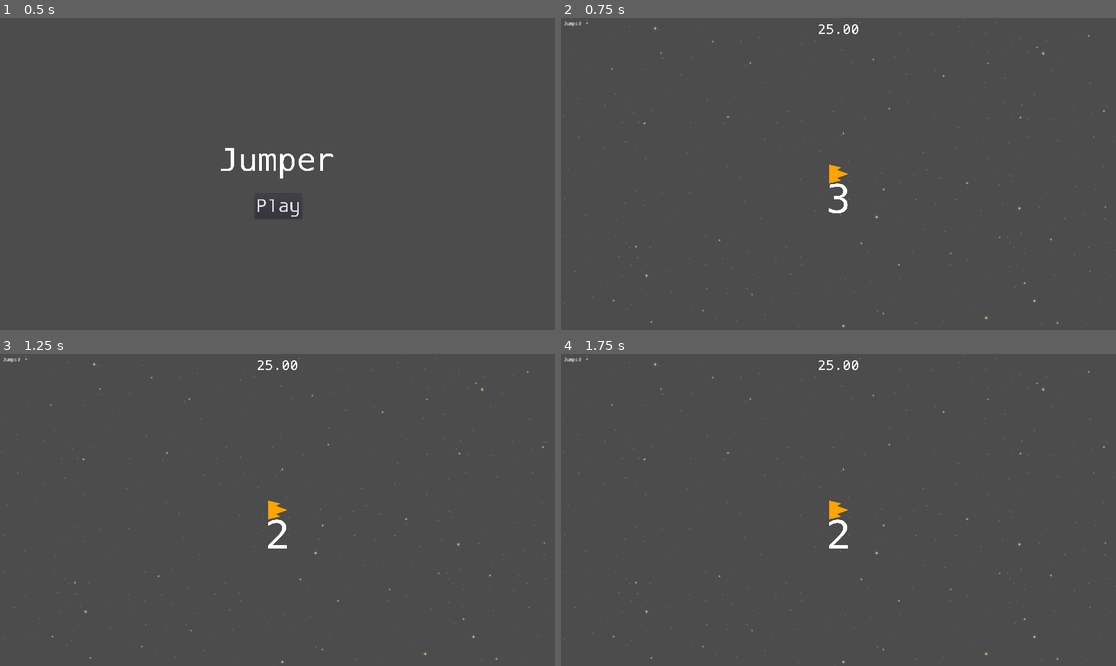
Above: before the commit, frames 1-4 (two rows, left to right).
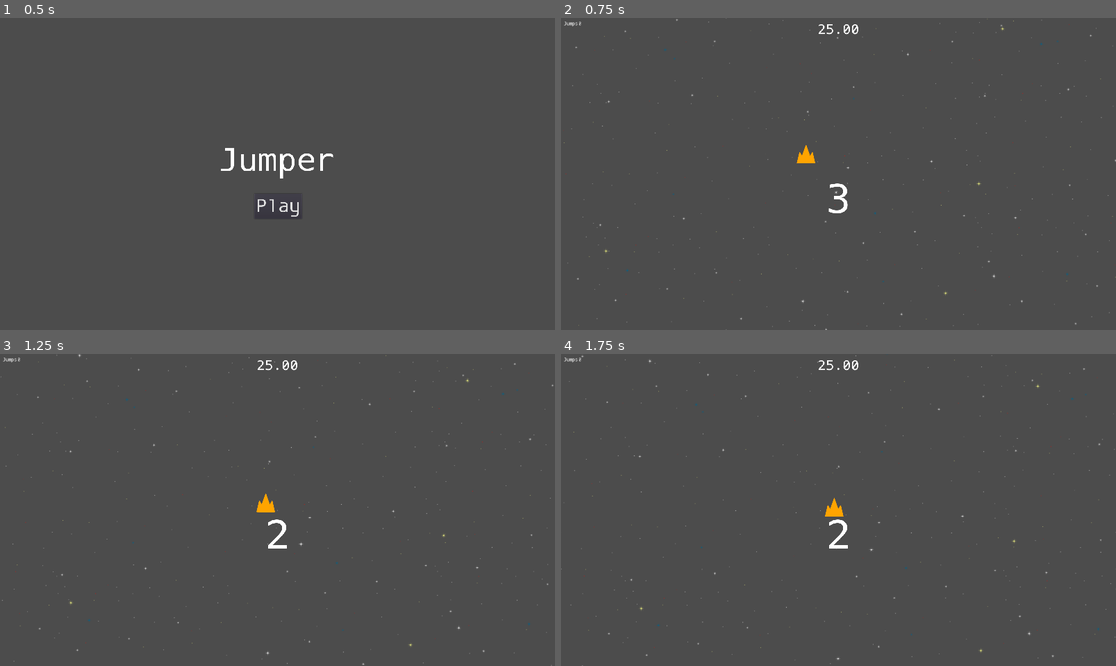
Above: after the commit, the same moments.

Repository: sombrerosheep/jumper
Game: Godot game, scene res://scenes/Main.tscn
The game is run twice, just before and just after one commit, with the same random seed, the same clock (stepped at 60 frames per second) and the same inputs.
Inputs:
- Up to frame 1 (0.5 s): no input
- Up to frame 2 (0.75 s): click "Play" at 0.5 s
- Up to frame 3 (1.25 s): no input
- Up to frame 4 (1.75 s): hold D (right) from 1.28 s (still down)

Frame 1 is identical in both runs. In frame 2, 0.6% of the frame differs, in the area x 0-100%, y 0-100%; in frame 3, 0.5%; in frame 4, 0.4%.

Commit message:
add animation when jumping

Diff:
--- a/scenes/Game.tscn
+++ b/scenes/Game.tscn
@@ -7,15 +7,87 @@
 [ext_resource path="res://scenes/Portal.tscn" type="PackedScene" id=5]
 [ext_resource path="res://scenes/HUD.tscn" type="PackedScene" id=6]
 [ext_resource path="res://scenes/countdown.tscn" type="PackedScene" id=7]
+[ext_resource path="res://art/white.png" type="Texture" id=8]
+[ext_resource path="res://shaders/pixelate.shader" type="Shader" id=9]
+
+[sub_resource type="Animation" id=1]
+resource_name = "NextLevel"
+tracks/0/type = "value"
+tracks/0/path = NodePath("MainCamera:zoom")
+tracks/0/interp = 1
+tracks/0/loop_wrap = true
+tracks/0/imported = false
+tracks/0/enabled = true
+tracks/0/keys = {
+"times": PoolRealArray( 0.1, 0.4, 0.9 ),
+"transitions": PoolRealArray( 1, 1, 1 ),
+"update": 0,
+"values": [ Vector2( 1, 1 ), Vector2( 0.25, 0.25 ), Vector2( 1, 1 ) ]
+}
+tracks/1/type = "method"
+tracks/1/path = NodePath("Ship")
+tracks/1/interp = 1
+tracks/1/loop_wrap = true
+tracks/1/imported = false
+tracks/1/enabled = true
+tracks/1/keys = {
+"times": PoolRealArray( 0, 1 ),
+"transitions": PoolRealArray( 1, 1 ),
+"values": [ {
+"args": [  ],
+"method": "portal_jump"
+}, {
+"args": [  ],
+"method": "activate"
+} ]
+}
+tracks/2/type = "value"
+tracks/2/path = NodePath(".:rotation_degrees")
+tracks/2/interp = 1
+tracks/2/loop_wrap = true
+tracks/2/imported = false
+tracks/2/enabled = false
+tracks/2/keys = {
+"times": PoolRealArray( 0.1, 0.6, 0.9 ),
+"transitions": PoolRealArray( 1, 1, 1 ),
+"update": 0,
+"values": [ 0.0, 900.0, 0.0 ]
+}
+tracks/3/type = "value"
+tracks/3/path = NodePath("MainCamera/Pixelate:visible")
+tracks/3/interp = 1
+tracks/3/loop_wrap = true
+tracks/3/imported = false
+tracks/3/enabled = true
+tracks/3/keys = {
+"times": PoolRealArray( 0, 0.1, 0.9, 1 ),
+"transitions": PoolRealArray( 1, 1, 1, 1 ),
+"update": 1,
+"values": [ false, true, true, false ]
+}
+
+[sub_resource type="ShaderMaterial" id=3]
+shader = ExtResource( 9 )
+shader_param/size_x = 0.01
+shader_param/size_y = 0.01
 
 [node name="Game" type="Node2D"]
 script = ExtResource( 3 )
+
+[node name="HUD" parent="." instance=ExtResource( 6 )]
+
+[node name="StartCountdown" parent="." instance=ExtResource( 7 )]
+
+[node name="AnimationPlayer" type="AnimationPlayer" parent="."]
+anims/NextLevel = SubResource( 1 )
 
 [node name="World" parent="." instance=ExtResource( 2 )]
 
 [node name="Portal" parent="." instance=ExtResource( 5 )]
 
 [node name="Ship" parent="." instance=ExtResource( 1 )]
+position = Vector2( 163, 99 )
+rotation = -1.5708
 
 [node name="PortalMarker" type="Position2D" parent="."]
 
@@ -23,9 +95,18 @@
 current = true
 script = ExtResource( 4 )
 
-[node name="HUD" parent="." instance=ExtResource( 6 )]
+[node name="Pixelate" type="TextureRect" parent="MainCamera"]
+visible = false
+material = SubResource( 3 )
+margin_left = -960.0
+margin_top = -540.0
+margin_right = 960.0
+margin_bottom = 540.0
+grow_horizontal = 2
+grow_vertical = 2
+texture = ExtResource( 8 )
+expand = true
+stretch_mode = 1
 
-[node name="StartCountdown" parent="." instance=ExtResource( 7 )]
-
+[connection signal="countdown_complete" from="StartCountdown" to="." method="_on_countdown_complete"]
 [connection signal="ship_jump" from="Portal" to="." method="_on_ship_jump"]
-[connection signal="countdown_complete" from="StartCountdown" to="." method="_on_countdown_complete"]
--- a/scripts/Game.gd
+++ b/scripts/Game.gd
@@ -93,6 +93,7 @@
 	play_time += portal_bonus
 	$HUD.set_jumps(jumps)
 	setup_level()
+	$AnimationPlayer.play("NextLevel")
 
 func _on_countdown_complete():
 	state = GameState.PLAYING
--- a/scripts/Ship.gd
+++ b/scripts/Ship.gd
@@ -58,6 +58,10 @@
 	velocity.x -= velocity.x * .25 * delta
 	velocity.y -= velocity.y * .25 * delta
 
+func portal_jump():
+	velocity *= 0.25
+	is_active = false
+
 func activate():
 	is_active = true
 
--- /dev/null
+++ b/shaders/pixelate.shader
@@ -0,0 +1,11 @@
+shader_type canvas_item;
+
+uniform float size_x = 0.008;
+uniform float size_y = 0.008;
+
+void fragment() {
+	vec2 uv = SCREEN_UV;
+	uv -= mod(uv, vec2(size_x, size_y));
+
+	COLOR.rgb = textureLod(SCREEN_TEXTURE, uv, 0.0).rgb;
+}
Binary file added: art/white.png
Not shown, added: art/white.png.import
Not shown: 1 places in scenes/Game.tscn that only renumber resources
